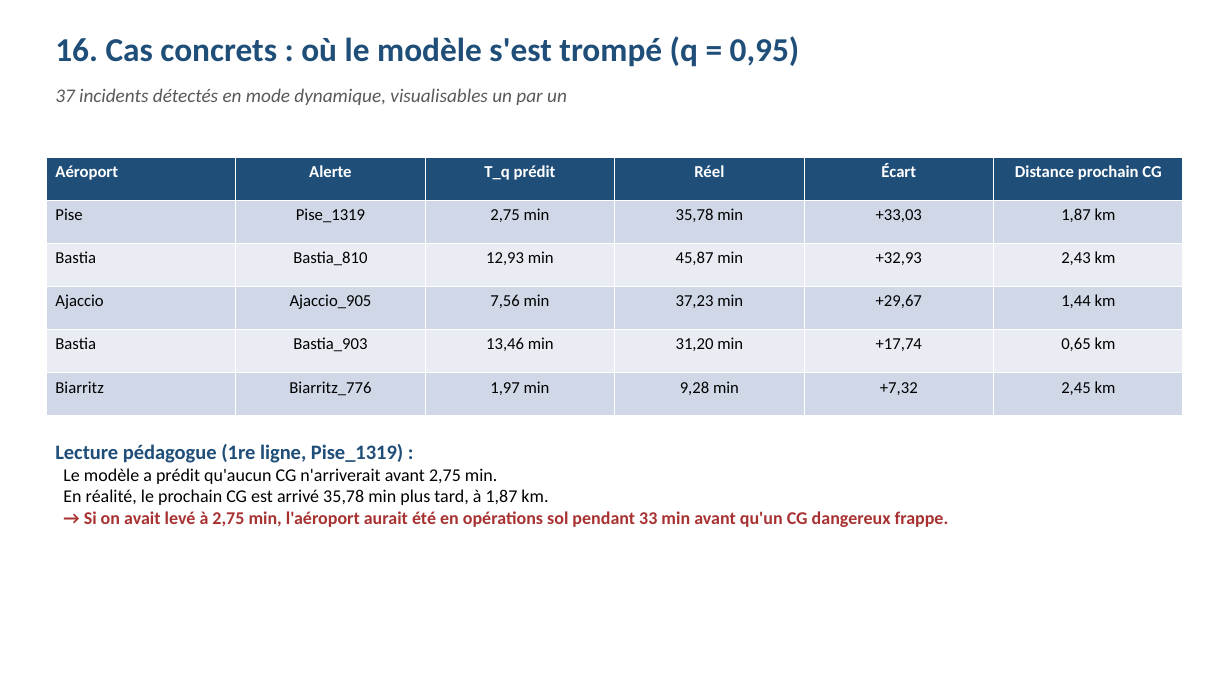
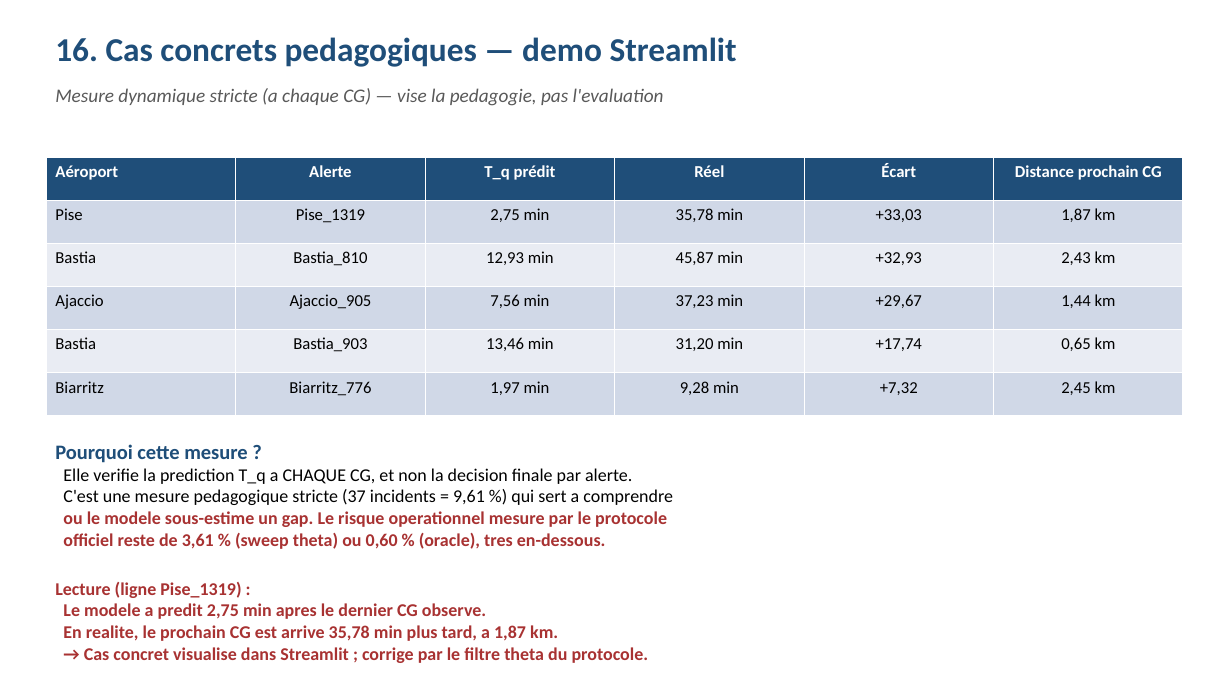
Before and after one commit to enriquealves02-jpg/PROJET_oral_m2fin, a slide deck: slide 17 of presentation_oral.pptx. Drawn at 1232x693 pixels with LibreOffice and Linux fonts; fonts in the diff are those of the drawing. Boxes give left, top, right and bottom in pixels: in the first picture for what was removed or moved away, otherwise in the second. Text is boxed around its words. In the diff, an @@ line names an element or a change of style, - is before the commit and + after.

```diff
--- a/presentation_oral.pptx
+++ b/presentation_oral.pptx
@@ text at (55, 37, 737, 67): text changed @@
-16. Cas concrets : où le modèle s'est trompé (q = 0,95)
+16. Cas concrets pedagogiques — demo Streamlit
@@ text at (55, 88, 664, 106): text changed @@
-37 incidents détectés en mode dynamique, visualisables un par un
+Mesure dynamique stricte (a chaque CG) — vise la pedagogie, pas l'evaluation
@@ text at (55, 444, 673, 663): text changed; text colour #000000 to #A83232 @@
-Lecture pédagogue (1re ligne, Pise_1319) :
-Le modèle a prédit qu'aucun CG n'arriverait avant 2,75 min.
-En réalité, le prochain CG est arrivé 35,78 min plus tard, à 1,87 km.
-→ Si on avait levé à 2,75 min, l'aéroport aurait été en opérations sol pendant 33 min avant qu'un CG dangereux frappe.
+Pourquoi cette mesure ?
+Elle verifie la prediction T_q a CHAQUE CG, et non la decision finale par alerte.
+C'est une mesure pedagogique stricte (37 incidents = 9,61 %) qui sert a comprendre
+ou le modele sous-estime un gap. Le risque operationnel mesure par le protocole
+officiel reste de 3,61 % (sweep theta) ou 0,60 % (oracle), tres en-dessous.
+Lecture (ligne Pise_1319) :
+Le modele a predit 2,75 min apres le dernier CG observe.
+En realite, le prochain CG est arrive 35,78 min plus tard, a 1,87 km.
+→ Cas concret visualise dans Streamlit ; corrige par le filtre theta du protocole.
```
Also in this commit, not shown: 2 other slides changed.
